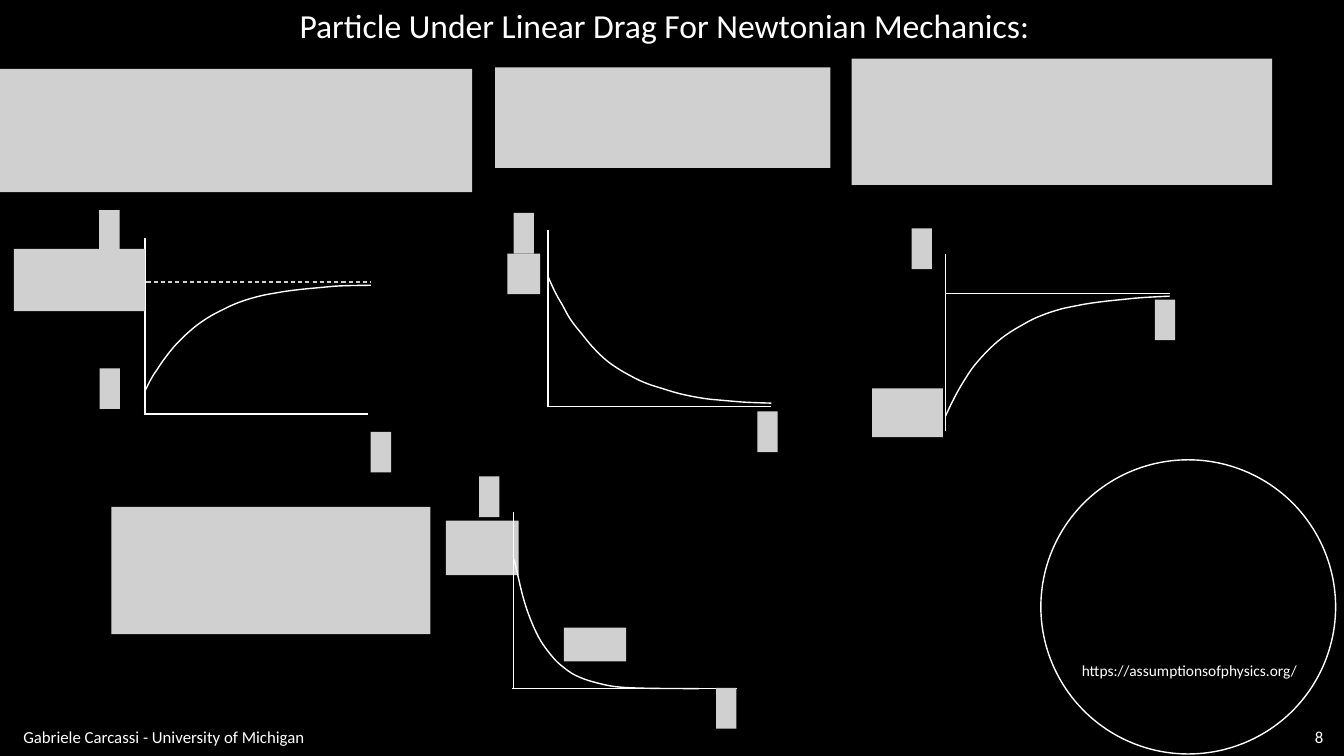
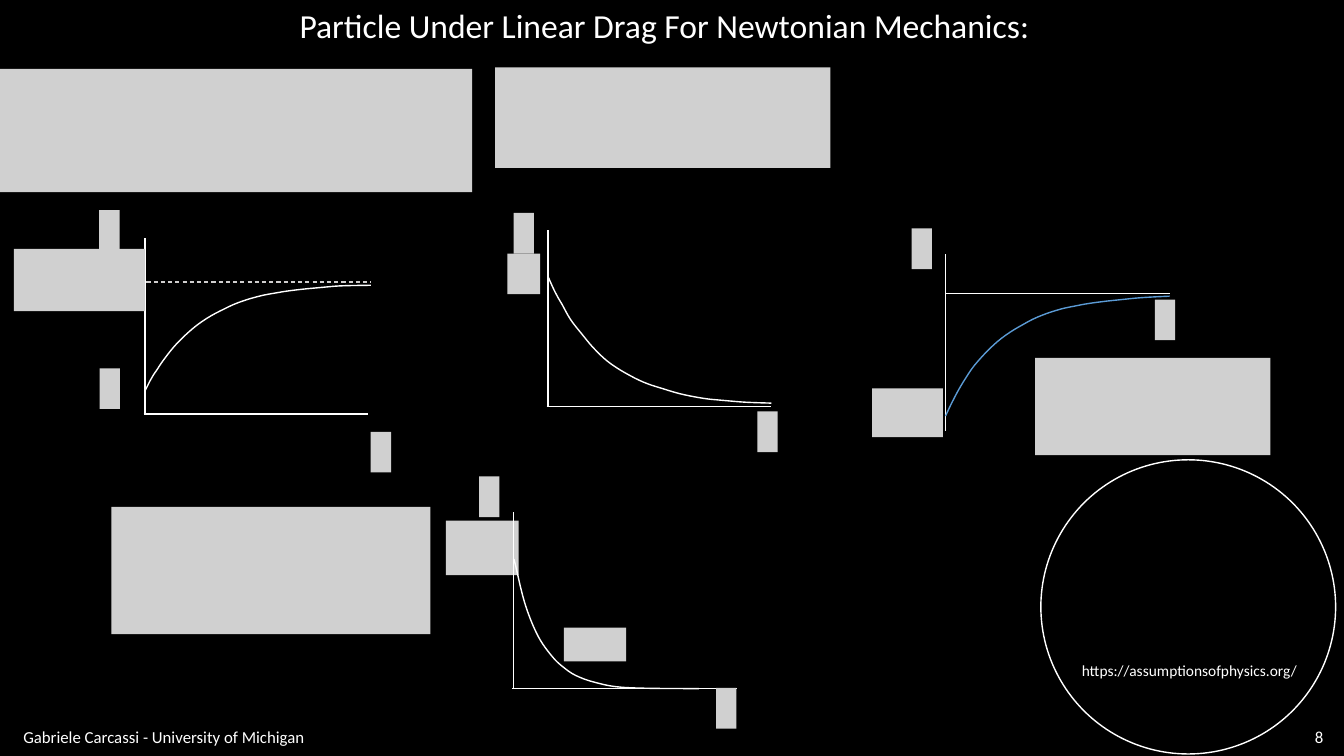
Before and after one commit to assumptionsofphysics/slides, a slide deck: slide 8 of BookCompanions-v2/RP-Class-2.pptx. Drawn at 1344x756 pixels with LibreOffice and Linux fonts; fonts in the diff are those of the drawing; grey boxes stand for pictures; background and template pictures are left out. Boxes give left, top, right and bottom in pixels: in the first picture for what was removed or moved away, otherwise in the second. Text is boxed around its words. In the diff, an @@ line names an element or a change of style, - is before the commit and + after.

```diff
--- a/BookCompanions-v2/RP-Class-2.pptx
+++ b/BookCompanions-v2/RP-Class-2.pptx
@@ picture removed at (x1=852, y1=58, x2=1272, y2=185) @@
@@ freeform shape at (x1=946, y1=296, x2=1170, y2=416): outline #FFFFFF 1 pt to #5B9BD5 1 pt @@
@@ picture added at (x1=1035, y1=358, x2=1271, y2=455) @@
```
Also in this commit, not shown: 1 other slide changed, 1 other file.
